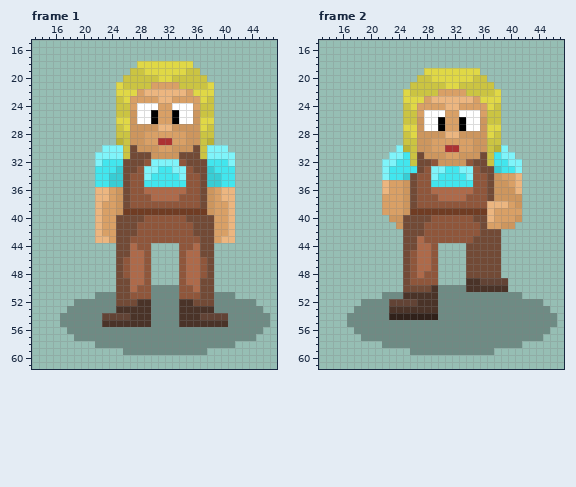
Pixel-art file -- First Day At The Dyrepark/Dyrepark/Sprites/Zoo Worker.aseprite. Above, as it was before the edit.
64x64 pixels, 15 frames. Colours within 5 levels of each other are drawn and written as one. Shown: frame 1: x 13..47, y 15..61; frame 2: x 13..47, y 15..61. The commit also changed other frames, which this record leaves out.
The same view after the edit:
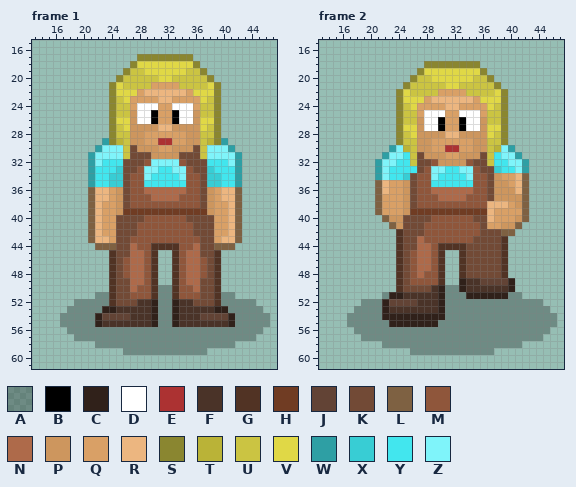
Palette (. is transparent): A #00000044  B #000000  C #30211a  D #ffffff  E #ac3232  F #4a3328  G #513324  H #703c23  J #624335  K #724a36  L #7e6142  M #8f563b  N #ae6a4a  P #cd965e  Q #d9a066  R #ecb680  S #8a8630  T #bab337  U #cbc442  V #e0d846  W #2e9fa4  X #38cdd4  Y #42e6ee  Z #7ff4fa
Diff:
layer "Layer 4" added
Changed rows in their new state; - is an unchanged pixel.
Frame 1, layer "Layer 4":
first column x 21:
17 -------SSSSSSSS-------
18 ------S--------S------
19 -----S----------S-----
20 ----S------------S----
21 ---S--------------S---
22 ---S--------------S---
23 ---S--------------S---
24 ---S--------------S---
25 ---S--------------S---
26 ---S--------------S---
27 ---S--------------S---
28 ---S--------------S---
29 --WS--------------SW--
30 -W------------------W-
31 W--------------------W
32 W--------------------W
33 W--------------------W
34 W--------------------W
35 W--------------------W
36 L--------------------L
37 L--------------------L
38 L--------------------L
39 L--------------------L
40 L--------------------L
41 L--------------------L
42 L--------------------L
43 L--------------------L
44 -LLL-----GGGG-----LLL-
45 ---G-----G--G-----G---
46 ---G-----G--G-----G---
47 ---G-----G--G-----G---
48 ---G-----G--G-----G---
49 ---G-----G--G-----G---
50 ---G-----G--G-----G---
51 ---G-----G--G-----G---
52 ---G-----C--C-----G---
53 --CC-----C--C-----CC--
54 -C-------C--C-------C-
55 -C-------C--C-------C-
Frame 2, layer "Layer 4":
first column x 21:
18 -------SSSSSSSS-------
19 ------S--------S------
20 -----S----------S-----
21 ----S------------S----
22 ---S--------------S---
23 ---S--------------S---
24 ---S--------------S---
25 ---S--------------S---
26 ---S--------------S---
27 ---S--------------S---
28 ---S--------------S---
29 ---S--------------S---
30 --W----------------W--
31 -W------------------W-
32 W--------------------W
33 W--------------------W
34 W--------------------L
35 L--------------------L
36 L--------------------L
37 L--------------------L
38 L--------------------L
39 L--------------------L
40 -L-------------------L
41 --L-----------------L-
42 ---G--------------LL--
43 ---G--------------G---
44 ---G-----GGGG-----G---
45 ---G-----G--G-----G---
46 ---G-----G--G-----G---
47 ---G-----G--G-----G---
48 ---G-----G--G-----G---
49 ---G-----G--C------C--
50 ---G-----C--C------C--
51 --CC-----C---CCCCCC---
52 -C-------C------------
53 -C-------C------------
54 -C-------C------------
55 --CCCCCCC-------------
Pixel boxes of the changes (left, top, right, bottom) in both pictures:
changed: (88, 54, 242, 327)
changed: (375, 61, 529, 327)
